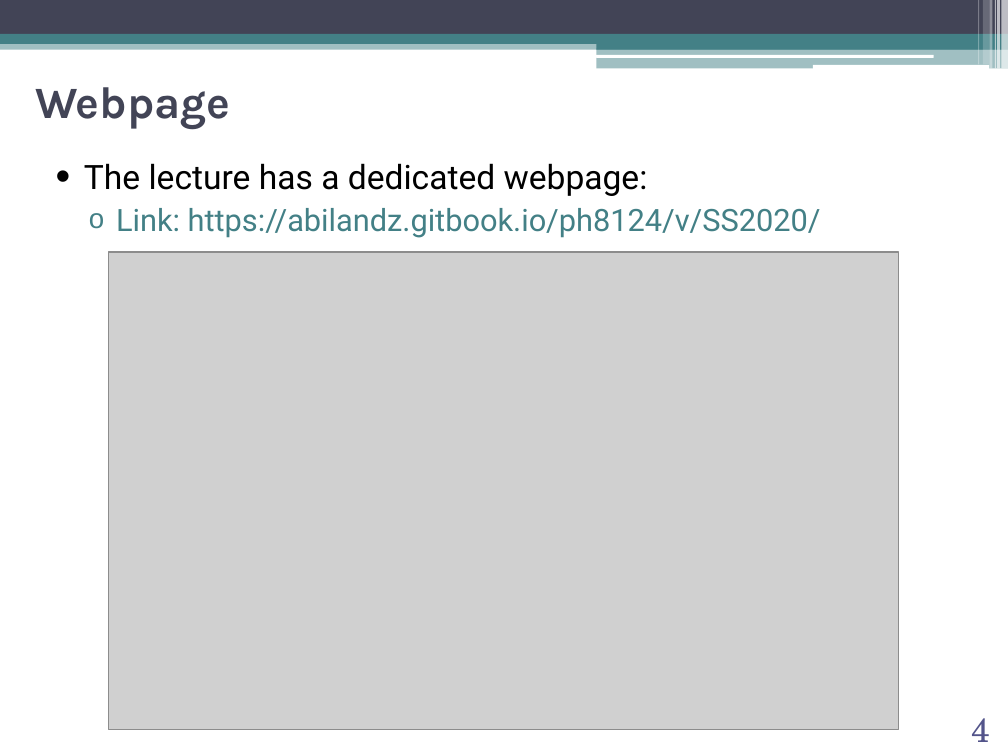
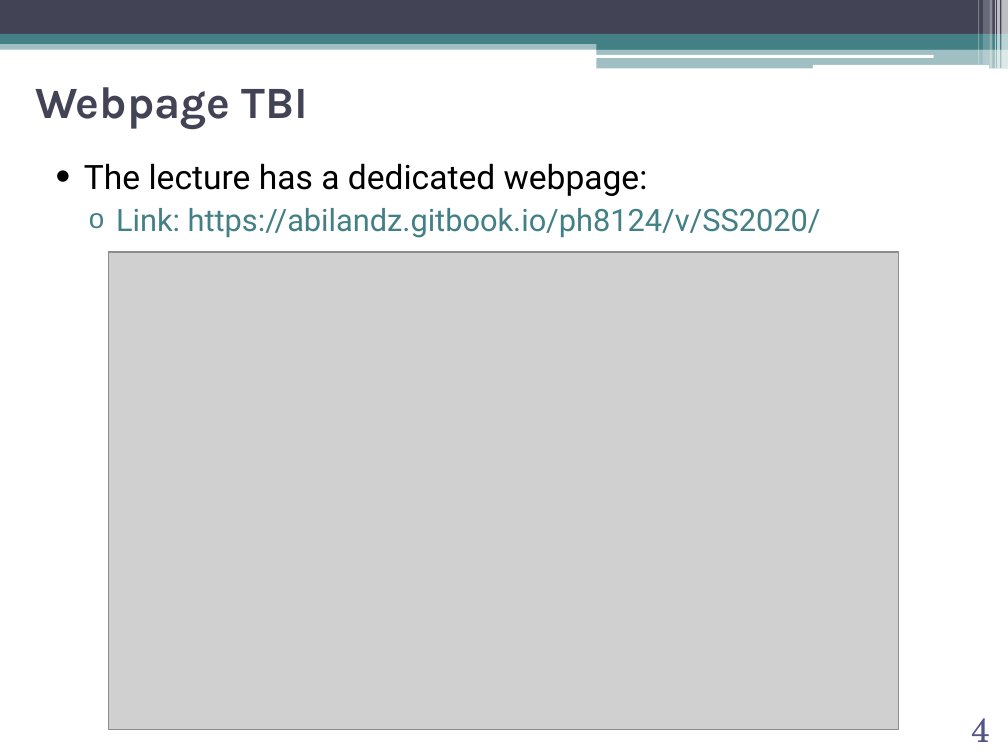
Before and after one commit to abilandz/PH8124, a slide deck: slide 4 of Lecture_1/ABilandzic_PH8124_SS2020_0c.pptx. Drawn at 1008x756 pixels with LibreOffice and Linux fonts; fonts in the diff are those of the drawing; grey boxes stand for pictures; background and template pictures are left out. Boxes give left, top, right and bottom in pixels: in the first picture for what was removed or moved away, otherwise in the second. Text is boxed around its words. In the diff, an @@ line names an element or a change of style, - is before the commit and + after.

```diff
--- a/Lecture_1/ABilandzic_PH8124_SS2020_0c.pptx
+++ b/Lecture_1/ABilandzic_PH8124_SS2020_0c.pptx
@@ title at (35,87,308,130): text changed @@
-Webpage
+Webpage TBI
```
Also in this commit, not shown: 16 other slides changed, 3 other files.
